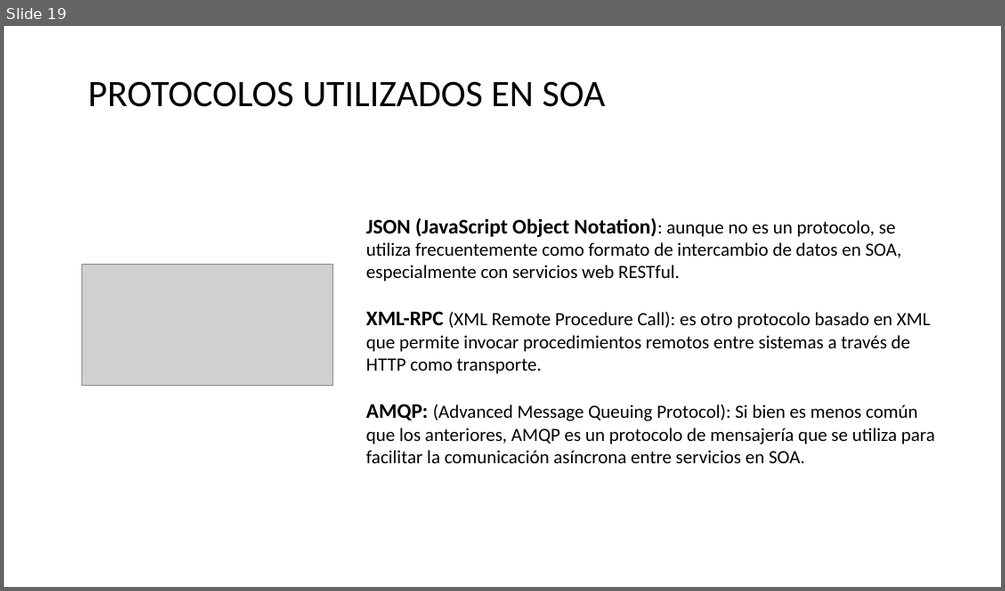
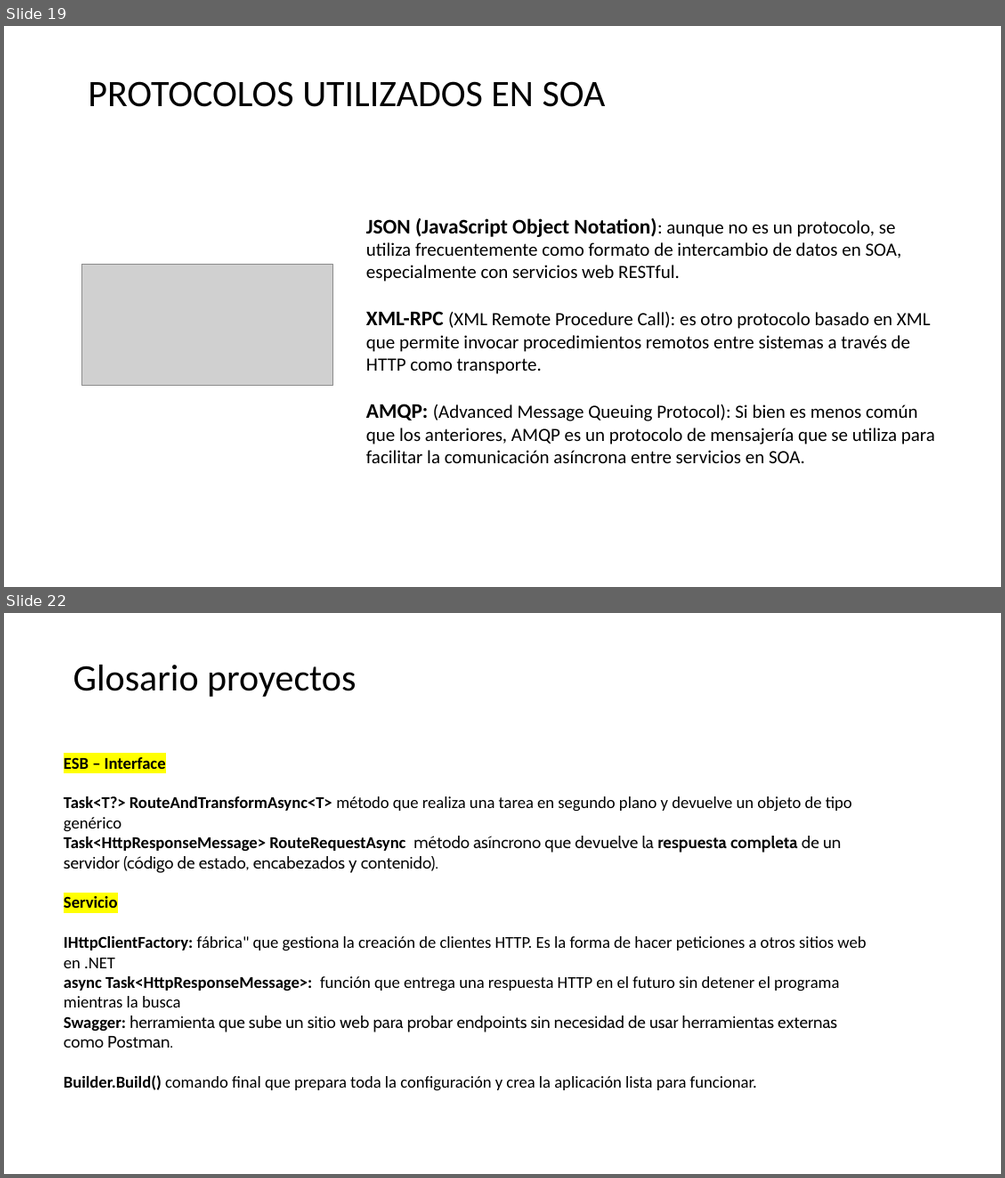
Before and after one commit to CesarLopez-Profe/Arquitectura-de-Software, a slide deck: Slides/7_SOA_metdologia_cf.pptx. Shown one above the other, each under a label of ours: slide 19 before the commit, slides 19 and 22 after it; the slides between them are not shown. The pictures are 1005x591 and 1005x1178 pixels, drawn with LibreOffice and Linux fonts; fonts in the diff are those of the drawing; grey boxes stand for pictures; background and template pictures are left out. Boxes give left, top, right and bottom in pixels: in the first picture for what was removed or moved away, otherwise in the second. Text is boxed around its words. In the diff, an @@ line names an element or a change of style, - is before the commit and + after.

```diff
--- a/Slides/7_SOA_metdologia_cf.pptx
+++ b/Slides/7_SOA_metdologia_cf.pptx
@@ slide 22 added at [4,613,1001,1174], background picture (left out) @@
@@ text added at [73,665,356,697], 36 pt, text #000000 @@
+Glosario proyectos
@@ text added at [64,757,866,1091], 16 pt, text #000000 @@
+ESB – Interface
+Task<T?> RouteAndTransformAsync<T> método que realiza una tarea en segundo plano y devuelve un objeto de tipo genérico
+Task<HttpResponseMessage> RouteRequestAsync método asíncrono que devuelve la respuesta completa de un servidor (código de estado, encabezados y contenido).
+Servicio
+IHttpClientFactory: fábrica" que gestiona la creación de clientes HTTP. Es la forma de hacer peticiones a otros sitios web en .NET
+async Task<HttpResponseMessage>: función que entrega una respuesta HTTP en el futuro sin detener el programa mientras la busca
+Swagger: herramienta que sube un sitio web para probar endpoints sin necesidad de usar herramientas externas como Postman.
+Builder.Build() comando final que prepara toda la configuración y crea la aplicación lista para funcionar.
```
Also in this commit, not shown: 1 slide changed, 1 other slide added, 3 other files.
